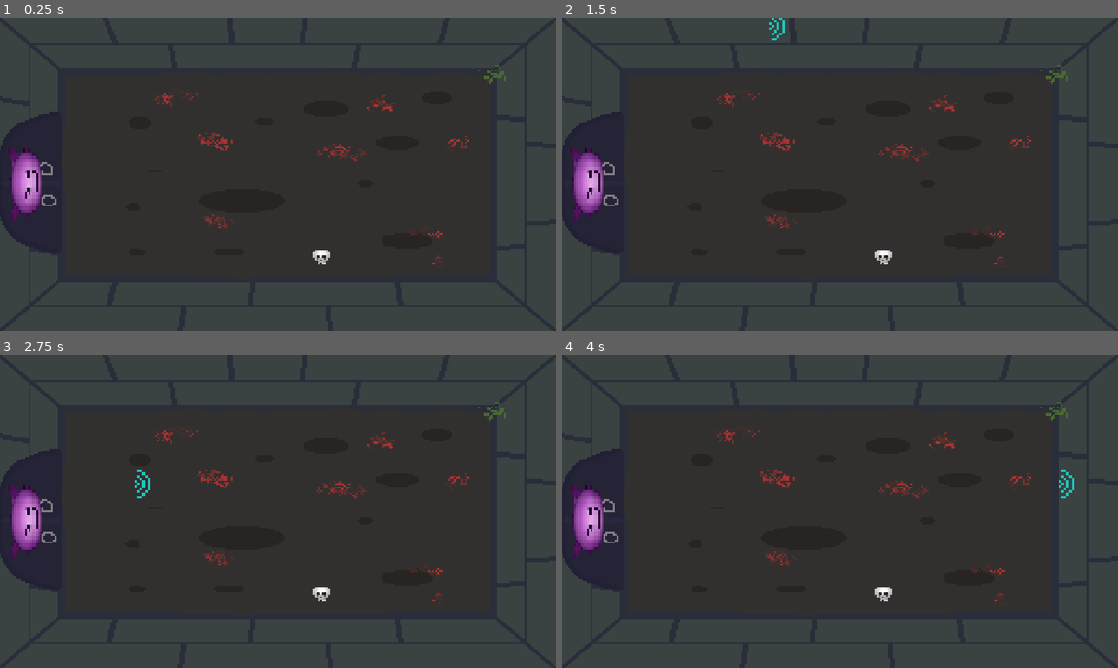
Above: before the commit, frames 1-4 (two rows, left to right).
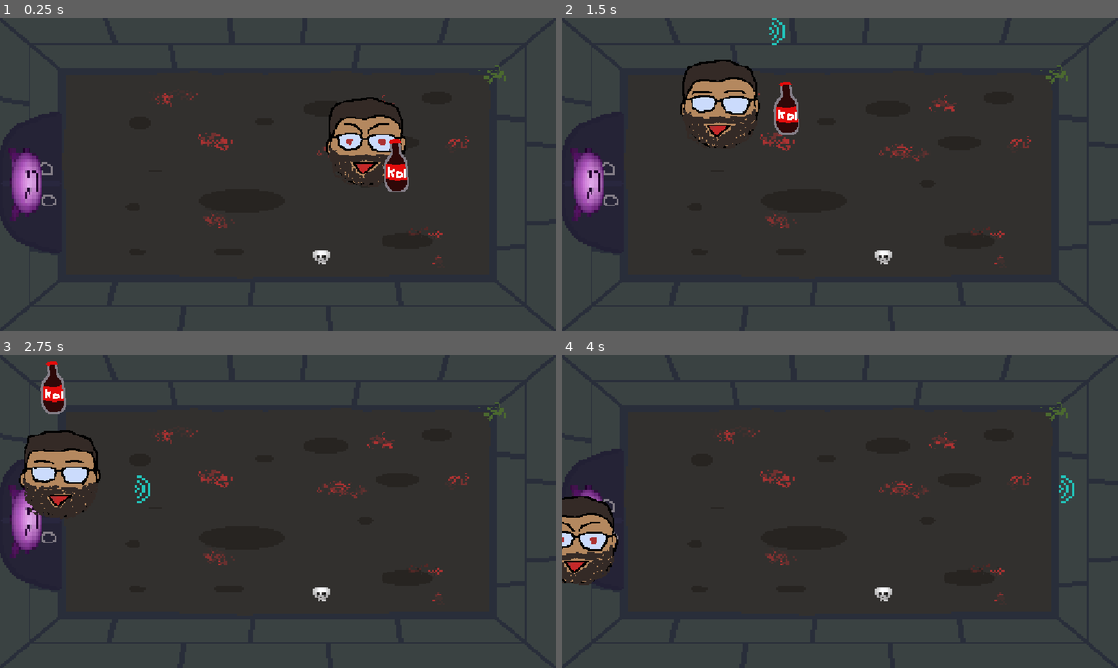
Above: after the commit, the same moments.

Repository: Skeleblob/BraveMathie
Game: Godot game, scene res://SpriteSheets/Scenes/BossRoom/RightRoom.tscn
Same seed, same stepped clock (60 frames per second), same inputs: the game is played once before the commit and once after it. This scene is started directly instead of the project's main scene.
Inputs:
- Up to frame 1 (0.25 s): no input
- Up to frame 2 (1.5 s): hold Right (shoot_right) 0.53-1.28 s; hold S (walk_front) 0.53-1.28 s; hold Down (shoot_down) from 1.28 s (still down); tap S (walk_front) at 1.35 s
- Up to frame 3 (2.75 s): release Down (shoot_down) at 2.03 s; hold Right (shoot_right) from 2.03 s (still down); hold S (walk_front) from 2.03 s (still down)
- Up to frame 4 (4 s): release Right (shoot_right) at 2.78 s; release S (walk_front) at 2.78 s; hold Up (shoot_up) 2.78-3.53 s; tap S (walk_front) at 2.85 s; hold Left (shoot_left) from 3.53 s (still down); hold S (walk_front) from 3.53 s (still down)

The runs differ from the first frame. In frame 1, 2.5% of the frame differs, in the area x 58-74%, y 25-56%; in frame 2, 2.7%; in frame 3, 3.0%, in the area x 3-27%, y 2-52%; in frame 4, 1.9%.

Commit message:
Added the boss

Diff:
--- /dev/null
+++ b/brave-mathie/Boss.gd
@@ -0,0 +1,69 @@
+extends CharacterBody2D
+
+var speed: float = 100.0
+var backup_speed: float = 100.0
+var min_chase_distance: float = 190.0
+var player_chase: bool = false
+var player: Node2D = null
+var shoot_cooldown: float = 0.0
+var attack_animation_timer: float = 0.0
+var attack_animation_duration: float = 1.0
+
+
+const BossEnemyAttackScene = preload("res://Scripts/attacks/BossAttack.tscn")
+
+@onready var animated_sprite: AnimatedSprite2D = $AnimatedSprite2D
+
+func _ready() -> void:
+	animated_sprite.play("Idle")
+
+
+func _physics_process(_delta: float) -> void:
+	if attack_animation_timer > 0.0:
+		attack_animation_timer -= _delta
+
+		if animated_sprite.animation != "Attacking":
+			animated_sprite.play("Attacking")
+	else:
+		if animated_sprite.animation != "Idle":
+			animated_sprite.play("Idle")
+
+
+	if not player_chase or not is_instance_valid(player):
+		return
+
+	shoot_cooldown -= _delta
+	if shoot_cooldown <= 0 and player != null:
+		shoot()
+		shoot_cooldown = 3
+
+	var to_player: Vector2 = player.global_position - global_position
+	var distance = to_player.length()
+	if distance > min_chase_distance:
+		global_position += to_player / speed
+	elif distance > 0:
+		global_position -= to_player / speed * (backup_speed / speed)
+
+
+func shoot() -> void:
+	if not is_instance_valid(player):
+		return
+
+	attack_animation_timer = attack_animation_duration
+
+	if animated_sprite.animation != "Attacking":
+		animated_sprite.play("Attacking")
+
+
+	var projectile = BossEnemyAttackScene.instantiate()
+	projectile.direction = (player.global_position - global_position).normalized()
+	projectile.position = global_position
+	get_tree().root.add_child(projectile)
+
+
+
+func _on_detection_body_entered(body: Node2D) -> void:
+	if not (body is Player):
+		return
+	player = body
+	player_chase = true
--- /dev/null
+++ b/brave-mathie/KrilleBoss.tscn
@@ -0,0 +1,79 @@
+[gd_scene format=3 uid="uid://diud8aisx0ol"]
+
+[ext_resource type="Script" uid="uid://86xavuhmtsfg" path="res://Boss.gd" id="1_36cl4"]
+[ext_resource type="Texture2D" uid="uid://n3kqc8refp1c" path="res://SpriteSheets/Enemies/AttackingKrille.png" id="2_y36xv"]
+[ext_resource type="Texture2D" uid="uid://5r0t76oxh2o5" path="res://SpriteSheets/Enemies/Krille.png" id="3_jeldn"]
+
+[sub_resource type="AtlasTexture" id="AtlasTexture_0t6jo"]
+atlas = ExtResource("2_y36xv")
+region = Rect2(0, 0, 180, 180)
+
+[sub_resource type="AtlasTexture" id="AtlasTexture_3r5tj"]
+atlas = ExtResource("2_y36xv")
+region = Rect2(0, 180, 180, 180)
+
+[sub_resource type="AtlasTexture" id="AtlasTexture_giwls"]
+atlas = ExtResource("3_jeldn")
+region = Rect2(0, 0, 180, 180)
+
+[sub_resource type="AtlasTexture" id="AtlasTexture_a068l"]
+atlas = ExtResource("3_jeldn")
+region = Rect2(0, 180, 180, 180)
+
+[sub_resource type="SpriteFrames" id="SpriteFrames_yeiif"]
+animations = [{
+"frames": [{
+"duration": 1.0,
+"texture": SubResource("AtlasTexture_0t6jo")
+}, {
+"duration": 1.0,
+"texture": SubResource("AtlasTexture_3r5tj")
+}],
+"loop": 1,
+"name": &"Attacking",
+"speed": 5.0
+}, {
+"frames": [{
+"duration": 1.0,
+"texture": SubResource("AtlasTexture_giwls")
+}, {
+"duration": 1.0,
+"texture": SubResource("AtlasTexture_a068l")
+}],
+"loop": 1,
+"name": &"Idle",
+"speed": 5.0
+}]
+
+[sub_resource type="RectangleShape2D" id="RectangleShape2D_vnn0b"]
+size = Vector2(972, 715.5)
+
+[sub_resource type="CircleShape2D" id="CircleShape2D_yeiif"]
+radius = 55.145264
+
+[node name="CharacterBody2D" type="CharacterBody2D" unique_id=1928594632]
+motion_mode = 1
+script = ExtResource("1_36cl4")
+
+[node name="AnimatedSprite2D" type="AnimatedSprite2D" parent="." unique_id=1244479647]
+texture_filter = 1
+sprite_frames = SubResource("SpriteFrames_yeiif")
+animation = &"Idle"
+autoplay = "Idle"
+frame_progress = 0.7470177
+speed_scale = 1.5
+
+[node name="detection" type="Area2D" parent="." unique_id=962141603]
+
+[node name="CollisionShape2D" type="CollisionShape2D" parent="detection" unique_id=1613557530]
+position = Vector2(-2, -1)
+shape = SubResource("RectangleShape2D_vnn0b")
+
+[node name="CollisionShape2D" type="CollisionShape2D" parent="." unique_id=63872638]
+position = Vector2(0, -14)
+shape = SubResource("CircleShape2D_yeiif")
+
+[node name="Timer" type="Timer" parent="." unique_id=1724789440]
+autostart = true
+
+[connection signal="body_entered" from="detection" to="." method="_on_detection_body_entered"]
--- /dev/null
+++ b/brave-mathie/Scripts/attacks/BossAttack.tscn
@@ -0,0 +1,54 @@
+[gd_scene format=3 uid="uid://c88tavi2ei38u"]
+
+[ext_resource type="Script" uid="uid://d2hpa06yeemmw" path="res://Scripts/attacks/RedStar.gd" id="1_2j3u4"]
+[ext_resource type="Texture2D" uid="uid://d0tyhvhligxce" path="res://SpriteSheets/attacksprites/KOL.png" id="2_h5sjy"]
+
+[sub_resource type="AtlasTexture" id="AtlasTexture_lyx24"]
+atlas = ExtResource("2_h5sjy")
+region = Rect2(0, 0, 60, 80)
+
+[sub_resource type="AtlasTexture" id="AtlasTexture_uga01"]
+atlas = ExtResource("2_h5sjy")
+region = Rect2(0, 80, 60, 80)
+
+[sub_resource type="AtlasTexture" id="AtlasTexture_5b0bt"]
+atlas = ExtResource("2_h5sjy")
+region = Rect2(0, 160, 60, 80)
+
+[sub_resource type="SpriteFrames" id="SpriteFrames_yeiif"]
+animations = [{
+"frames": [{
+"duration": 1.0,
+"texture": SubResource("AtlasTexture_lyx24")
+}, {
+"duration": 1.0,
+"texture": SubResource("AtlasTexture_uga01")
+}, {
+"duration": 1.0,
+"texture": SubResource("AtlasTexture_5b0bt")
+}],
+"loop": 1,
+"name": &"default",
+"speed": 5.0
+}]
+
+[sub_resource type="CapsuleShape2D" id="CapsuleShape2D_vnn0b"]
+radius = 8.0
+
+[node name="KOL" type="Area2D" unique_id=1919506202]
+collision_layer = 18
+collision_mask = 0
+script = ExtResource("1_2j3u4")
+metadata/_custom_type_script = "uid://d2hpa06yeemmw"
+
+[node name="AnimatedSprite2D" type="AnimatedSprite2D" parent="." unique_id=978900816]
+texture_filter = 1
+scale = Vector2(2, 2)
+sprite_frames = SubResource("SpriteFrames_yeiif")
+
+[node name="CollisionShape2D" type="CollisionShape2D" parent="." unique_id=1398153278]
+position = Vector2(1, 4)
+scale = Vector2(2, 2)
+shape = SubResource("CapsuleShape2D_vnn0b")
+
+[connection signal="body_entered" from="." to="." method="_on_body_entered"]
--- a/brave-mathie/Scripts/attacks/RedStar.gd
+++ b/brave-mathie/Scripts/attacks/RedStar.gd
@@ -7,6 +7,7 @@
 var direction: Vector2 = Vector2.ZERO
 var lifetime: float = 3.0
 
+
 func _ready() -> void:
 	body_entered.connect(_on_body_entered)
 	get_tree().create_timer(lifetime).timeout.connect(queue_free)
@@ -15,6 +16,10 @@
 	if direction != Vector2.ZERO:
 		global_position += direction * speed * _delta
 
+
+
+
+
 func _on_body_entered(body: Node2D) -> void:
 	if body.is_in_group("Player") and body.has_method("take_damage"):
 		body.take_damage(damage)
--- a/brave-mathie/SpriteSheets/Scenes/BossRoom/RightRoom.tscn
+++ b/brave-mathie/SpriteSheets/Scenes/BossRoom/RightRoom.tscn
@@ -4,9 +4,10 @@
 [ext_resource type="Texture2D" uid="uid://56n76dtihi2v" path="res://SpriteSheets/Scenes/BossRoom/Bossroom.png" id="2_w7vpq"]
 [ext_resource type="PackedScene" uid="uid://cxky8h3pniwdv" path="res://Scripts/Doors/Doors.tscn" id="3_5d2cf"]
 [ext_resource type="PackedScene" uid="uid://j4e0j6ctqbbg" path="res://SpriteSheets/game/Player.tscn" id="4_w7vpq"]
+[ext_resource type="PackedScene" uid="uid://diud8aisx0ol" path="res://KrilleBoss.tscn" id="5_5d2cf"]
 
 [sub_resource type="RectangleShape2D" id="RectangleShape2D_w7vpq"]
-size = Vector2(1150, 105)
+size = Vector2(1150, 121.5)
 
 [sub_resource type="RectangleShape2D" id="RectangleShape2D_5d2cf"]
 size = Vector2(120, 650)
@@ -48,7 +49,7 @@
 collision_mask = 2
 
 [node name="CollisionShape2D" type="CollisionShape2D" parent="BottomWallBody" unique_id=247231546]
-position = Vector2(578, 33)
+position = Vector2(578, 41.25)
 shape = SubResource("RectangleShape2D_w7vpq")
 
 [node name="leftWallBody" type="StaticBody2D" parent="." unique_id=1583905272]
@@ -75,4 +76,8 @@
 position = Vector2(1111, 321)
 shape = SubResource("RectangleShape2D_gc3xd")
 
+[node name="CharacterBody2D" parent="." unique_id=1928594632 instance=ExtResource("5_5d2cf")]
+position = Vector2(881.00006, 326)
+scale = Vector2(1.75, 1.75)
+
 [editable path="Node/Doors"]
Not shown, added: brave-mathie/Boss.gd.uid
Binary file added: brave-mathie/SpriteSheets/Enemies/AttackingKrille.png
Not shown, added: brave-mathie/SpriteSheets/Enemies/AttackingKrille.png.import
Binary file added: brave-mathie/SpriteSheets/attacksprites/KOL.png
Not shown, added: brave-mathie/SpriteSheets/attacksprites/KOL.png.import
